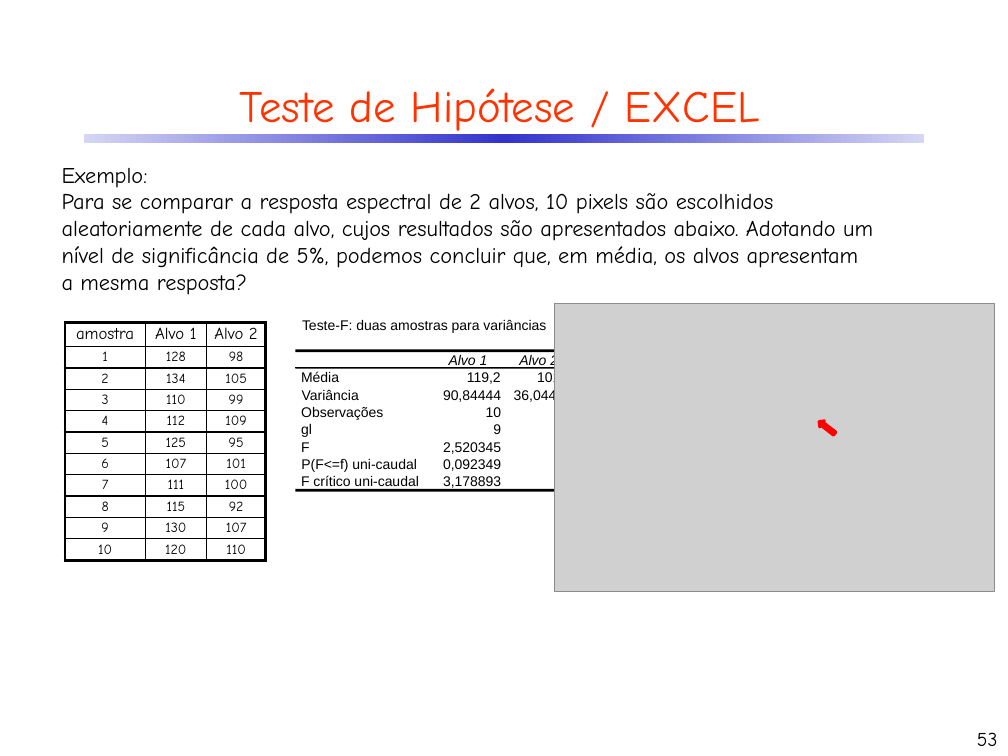
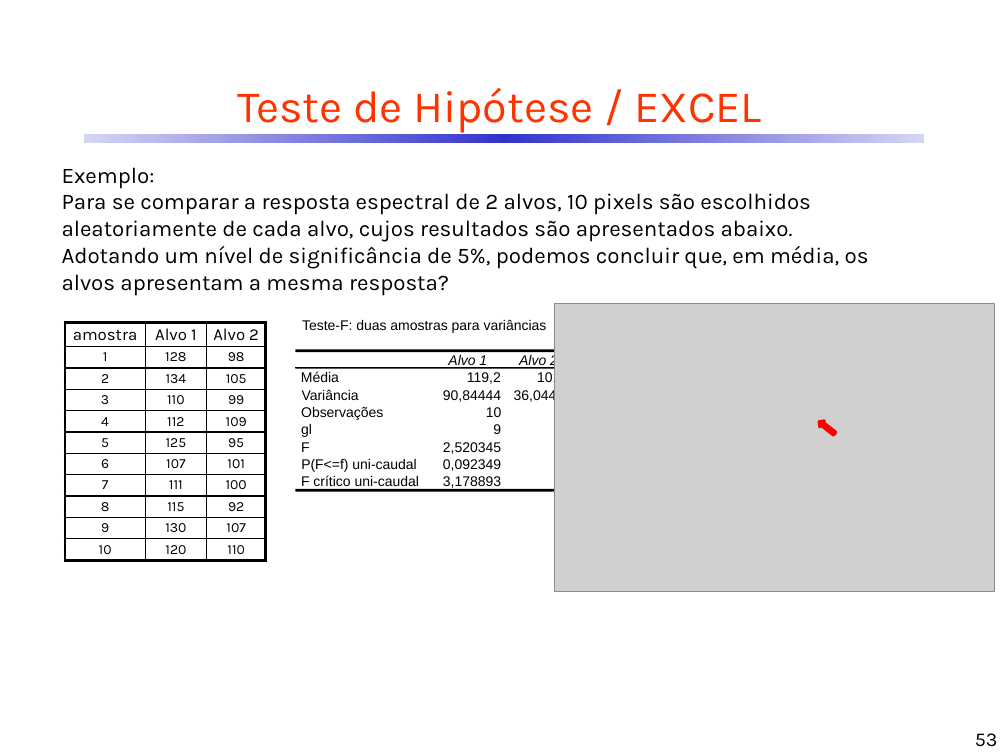
Before and after one commit to CDRenno/Estatistica, a slide deck: slide 53 of ppt/07TesteHip.pptx. Drawn at 1008x756 pixels with LibreOffice and Linux fonts; fonts in the diff are those of the drawing; grey boxes stand for pictures. Boxes give left, top, right and bottom in pixels: in the first picture for what was removed or moved away, otherwise in the second. Text is boxed around its words. In the diff, an @@ line names an element or a change of style, - is before the commit and + after.

```diff
--- a/ppt/07TesteHip.pptx
+++ b/ppt/07TesteHip.pptx
@@ table at (65, 323, 266, 560) @@
@@ font Comic Neue to Karla @@
@@ font Comic Neue to Karla in 3 elements at (237, 88, 761, 133), (62, 167, 869, 296), (975, 733, 998, 747) @@
```
Also in this commit, not shown: 60 other slides changed, 5 other files.
